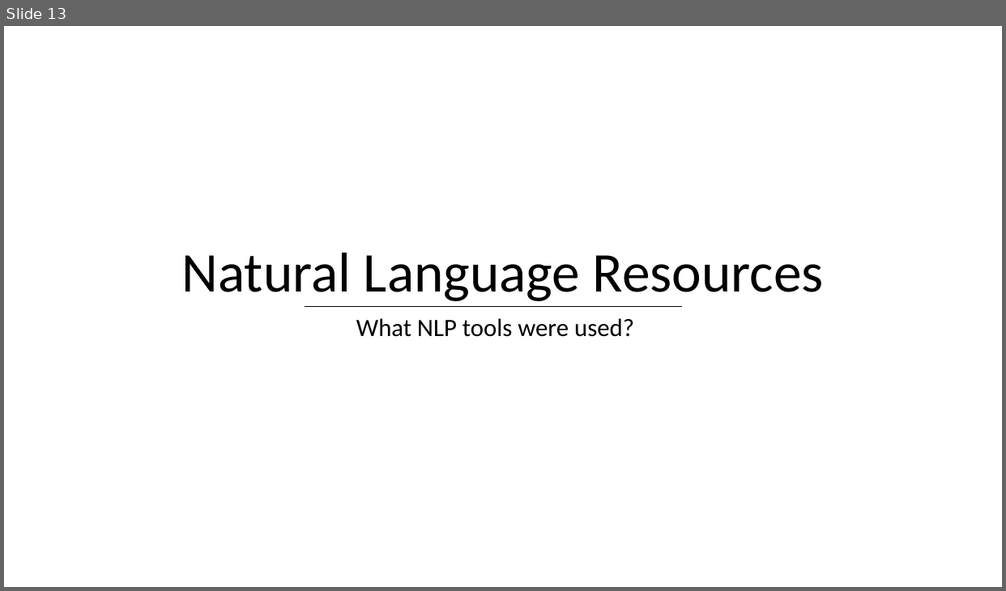
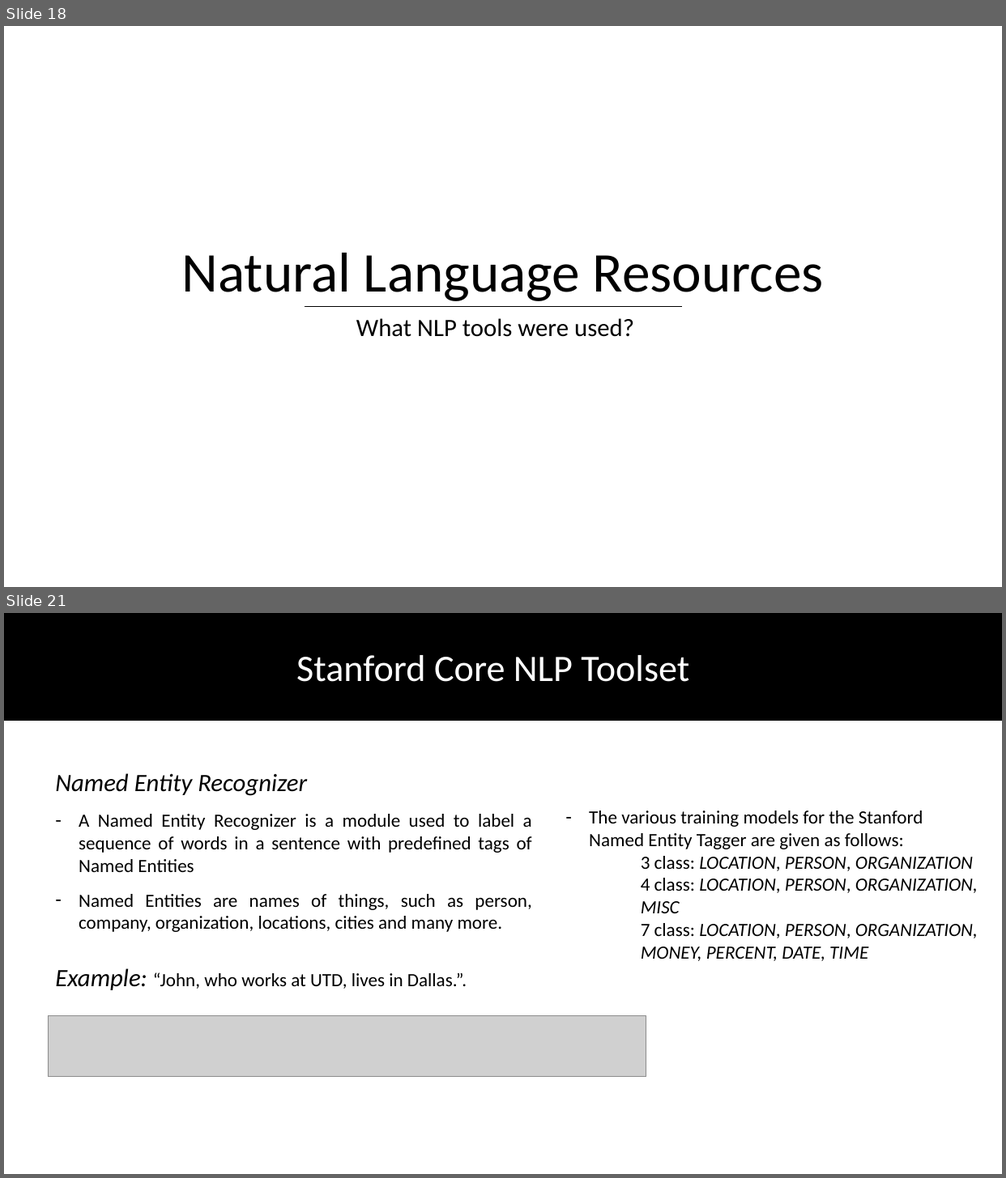
Before and after one commit to DhruvaPendharkar/thesis-project, a slide deck: Notes/ThesisPresentation.pptx. Shown one above the other, each under a label of ours: slide 13 before the commit, slides 18 and 21 after it; the slides between them are not shown. The pictures are 1006x591 and 1006x1178 pixels, drawn with LibreOffice and Linux fonts; fonts in the diff are those of the drawing; grey boxes stand for pictures. Boxes give left, top, right and bottom in pixels: in the first picture for what was removed or moved away, otherwise in the second. Text is boxed around its words. In the diff, an @@ line names an element or a change of style, - is before the commit and + after.

```diff
--- a/Notes/ThesisPresentation.pptx
+++ b/Notes/ThesisPresentation.pptx
@@ slide 21 added at bbox=[4, 613, 1002, 1174], background #FFFFFF @@
@@ rectangle added at bbox=[4, 613, 1002, 720], fill #000000, outline #000000 1 pt @@
@@ text added at bbox=[296, 655, 689, 682], 36 pt, text #FFFFFF @@
+Stanford Core NLP Toolset
@@ text added at bbox=[55, 773, 532, 932], 18 pt, text #000000 @@
+Named Entity Recognizer
+– A Named Entity Recognizer is a module used to label a sequence of words in a sentence with predefined tags of Named Entities
+– Named Entities are names of things, such as person, company, organization, locations, cities and many more.
@@ text added at bbox=[589, 811, 978, 961], 18 pt, text #000000, italic @@
+– The various training models for the Stanford Named Entity Tagger are given as follows:
+3 class: LOCATION, PERSON, ORGANIZATION
+4 class: LOCATION, PERSON, ORGANIZATION, MISC
+7 class: LOCATION, PERSON, ORGANIZATION, MONEY, PERCENT, DATE, TIME
@@ text added at bbox=[55, 969, 467, 990], 18 pt, text #000000 @@
+Example: “John, who works at UTD, lives in Dallas.”.
@@ picture added at bbox=[49, 1016, 646, 1077] @@
@@ what was slide 13 is now slide 18 @@
```
Also in this commit, not shown: 5 slides changed, 7 other slides added.
